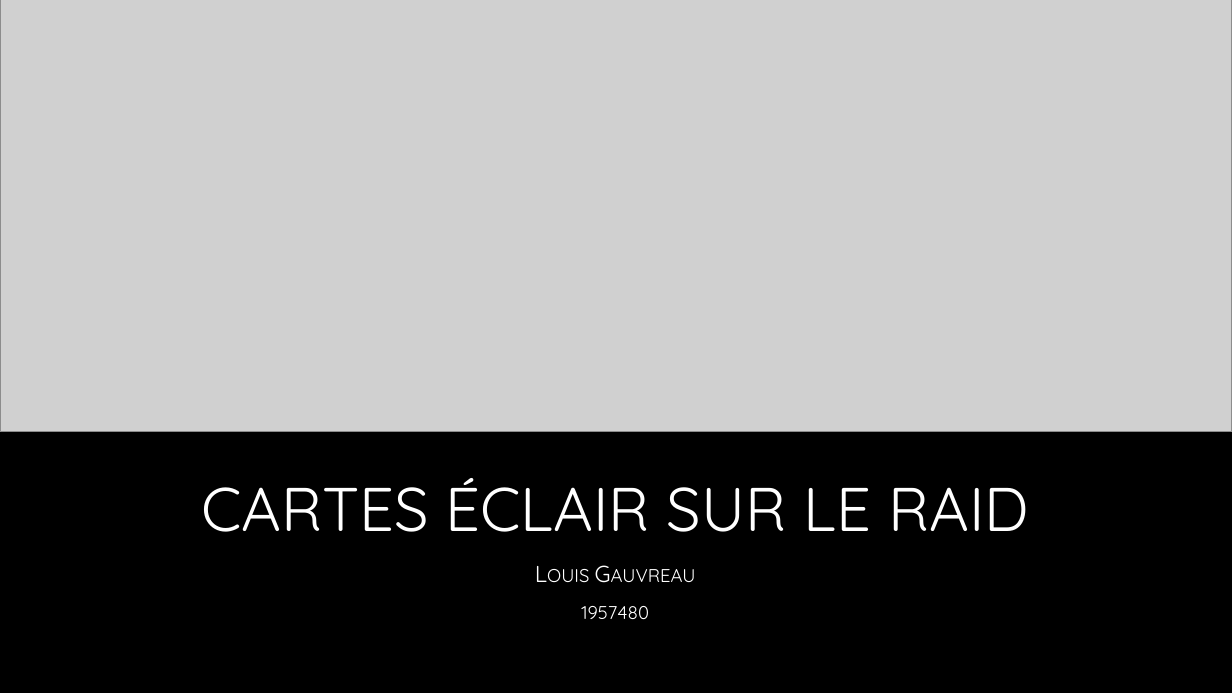
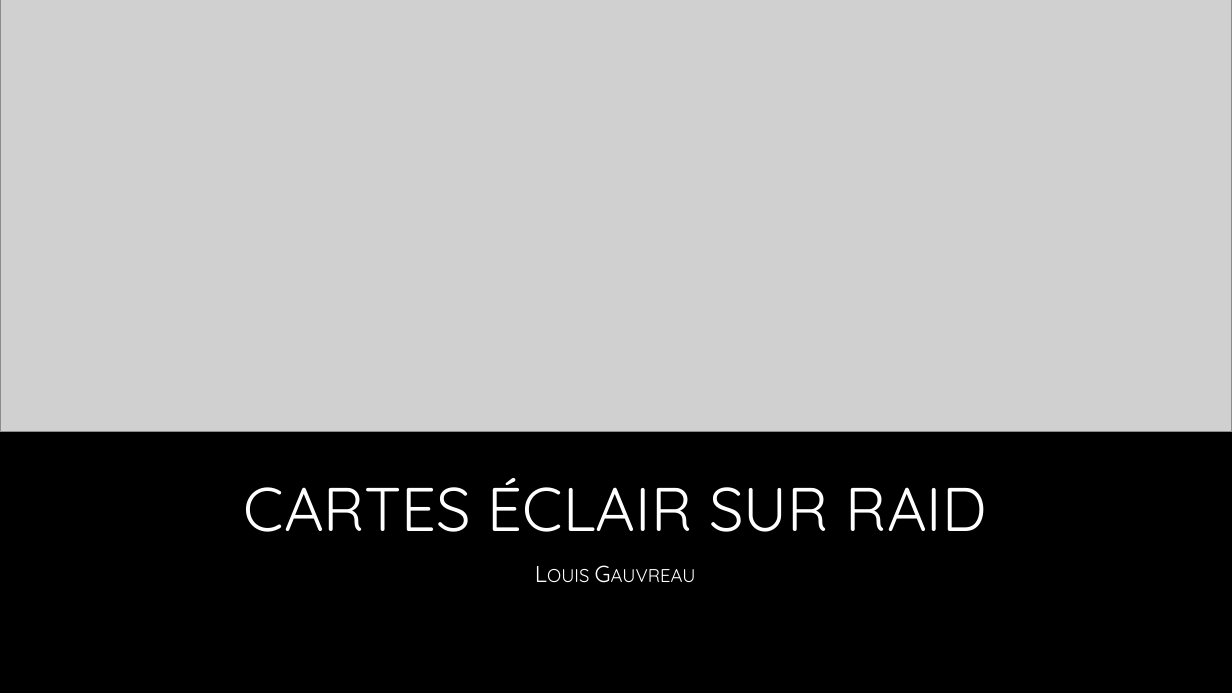
Before and after one commit to L0uigi/Cegep-2026-27, a slide deck: slide 1 of Outils et Materiels/Cartes éclair sur le RAID.pptx. Drawn at 1232x693 pixels with LibreOffice and Linux fonts; fonts in the diff are those of the drawing; grey boxes stand for pictures; background and template pictures are left out. Boxes give left, top, right and bottom in pixels: in the first picture for what was removed or moved away, otherwise in the second. Text is boxed around its words. In the diff, an @@ line names an element or a change of style, - is before the commit and + after.

```diff
--- a/Outils et Materiels/Cartes éclair sur le RAID.pptx
+++ b/Outils et Materiels/Cartes éclair sur le RAID.pptx
@@ title at (244, 478, 987, 532): text changed @@
-CARTES ÉCLAIR SUR LE RAID
+CARTES ÉCLAIR SUR RAID
@@ subtitle at (581, 606, 649, 619): paragraph removed @@
-1957480
```
Also in this commit, not shown: 2 other slides changed, 3 slides added, 5 slides removed, 1 other file.
